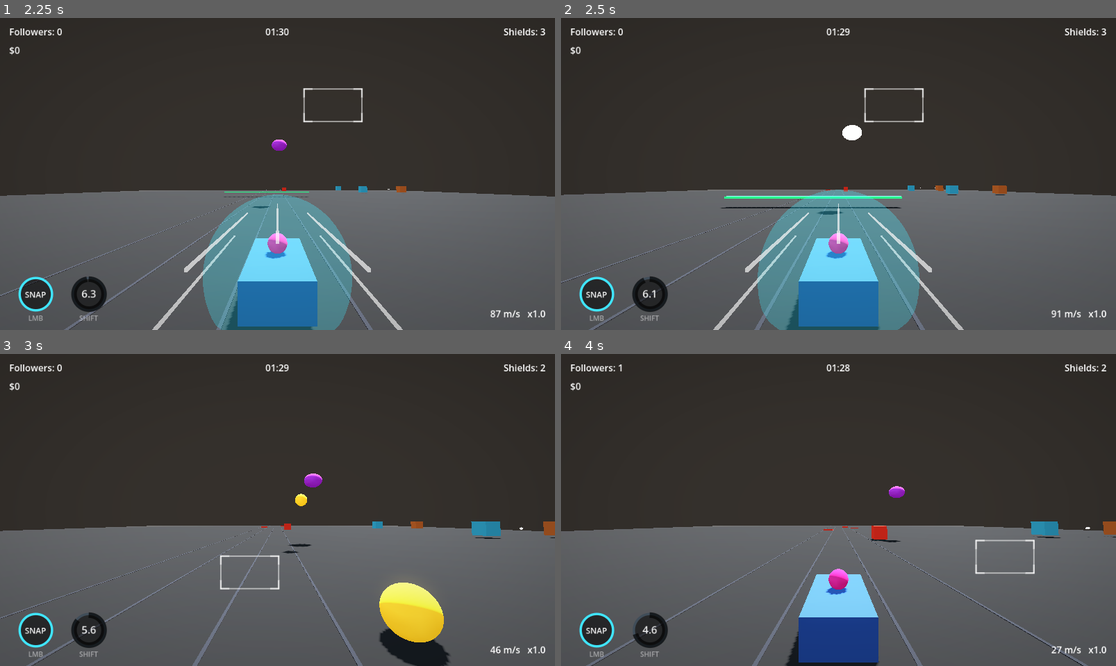
Above: before the commit, frames 1-4 (two rows, left to right).
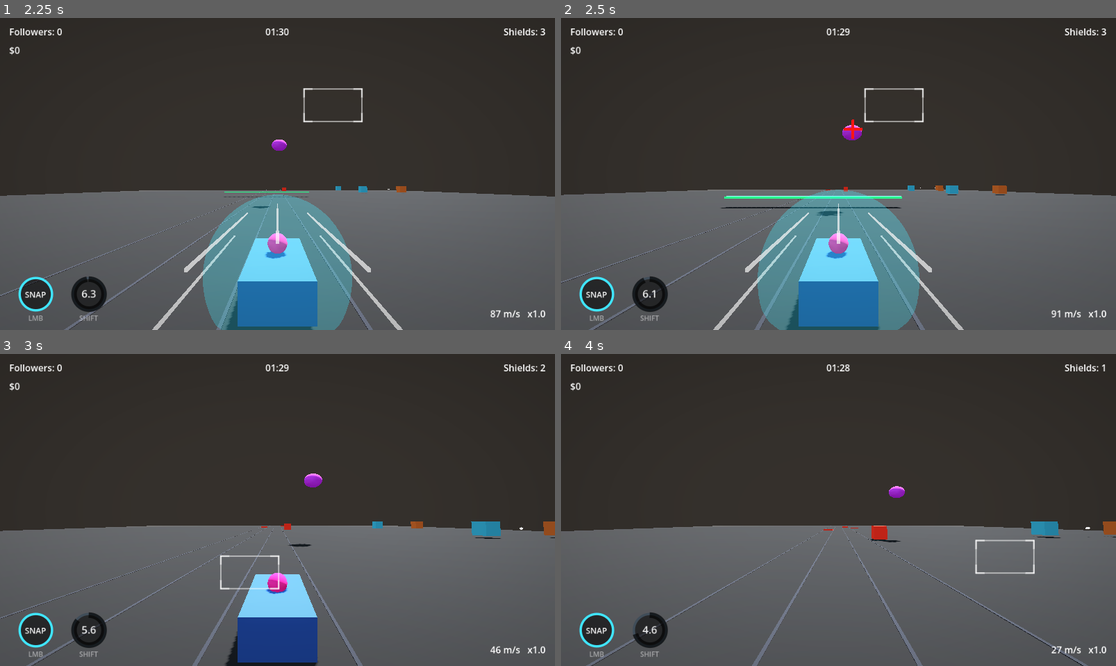
Above: after the commit, the same moments.

Repository: Wasumyon/war-idols
Game: Godot game, scene res://slice.tscn
The game is run twice, just before and just after one commit, with the same random seed, the same clock (stepped at 60 frames per second) and the same inputs. This scene is started directly instead of the project's main scene.
Inputs (mouse positions are in pixels of both pictures, inside the frame that each line leads up to):
- Up to frame 1 (2.25 s): tap Enter at 0.5 s; move the mouse to (399, 158) at 0.52 s; hold D (turnRight) 0.53-1.28 s; tap Ctrl (drift) at 0.6 s; click (399, 158) at 0.67 s; tap Space (jump) at 0.77, 1.52 s; move the mouse to (166, 189) at 1.27 s; hold S (brake) 1.28-2.03 s; tap R at 1.35 s; move the mouse to (333, 105) at 2.02 s; hold D (turnRight) from 2.03 s (still down); hold Shift from 2.03 s (still down)
- Up to frame 2 (2.5 s): keep holding D (turnRight); keep holding Shift
- Up to frame 3 (3 s): move the mouse to (249, 572) at 2.77 s; release D (turnRight) at 2.78 s; release Shift at 2.78 s; hold W (accelerate) from 2.78 s (still down); tap Q at 2.85 s; click (249, 572) at 2.92 s
- Up to frame 4 (4 s): tap Space (jump) at 3.02, 3.77 s; move the mouse to (1005, 556) at 3.52 s; release W (accelerate) at 3.53 s; hold A (turnLeft) from 3.53 s (still down); tap Enter at 3.6 s

Frame 1 is identical in both runs. In frame 2, 0.2% of the frame differs, in the area x 46-55%, y 32-64%; in frame 3, 6.5%, in the area x 40-81%, y 44-100%; in frame 4, 4.0%.

Commit message:
Projectile language: red-cross x2 tell; orange/yellow pellets vs cyan filmer bolt

Diff:
--- a/car/slice/drone.gd
+++ b/car/slice/drone.gd
@@ -35,7 +35,7 @@
 @export var beam_attack: bool = false # charge (3 flashes) then fire a beam
 @export var charge_time: float = 1.5
 @export var beam_width: float = 8.0
-@export var tell_time: float = 0.35  # bright flash before a pellet burst
+@export var tell_time: float = 0.6  # red-cross tell before a pellet burst
 
 var _runner: Node3D
 var _cool := 0.0
@@ -56,6 +56,7 @@
 var _telling := false
 var _tell_t := 0.0
 var _mat: StandardMaterial3D
+var _tell: Node3D
 var _base_emission := Color(0.35, 0.08, 0.5)
 var _base_albedo := Color(0.75, 0.25, 0.9)
 
@@ -93,6 +94,29 @@
 	cs.shape = sh
 	add_child(cs)
 
+	# Red cross "about to fire" tell, shown in front of the drone.
+	_tell = Node3D.new()
+	var cmat := StandardMaterial3D.new()
+	cmat.albedo_color = Color(1.0, 0.1, 0.1)
+	cmat.emission_enabled = true
+	cmat.emission = Color(1.0, 0.05, 0.05)
+	cmat.shading_mode = BaseMaterial3D.SHADING_MODE_UNSHADED
+	var hbar := MeshInstance3D.new()
+	var hb := BoxMesh.new()
+	hb.size = Vector3(2.8, 0.4, 0.4)
+	hbar.mesh = hb
+	hbar.material_override = cmat
+	_tell.add_child(hbar)
+	var vbar := MeshInstance3D.new()
+	var vb := BoxMesh.new()
+	vb.size = Vector3(0.4, 2.8, 0.4)
+	vbar.mesh = vb
+	vbar.material_override = cmat
+	_tell.add_child(vbar)
+	_tell.position = Vector3(0, 0, 2.0)
+	_tell.visible = false
+	add_child(_tell)
+
 
 func _physics_process(delta: float) -> void:
 	if _runner == null:
@@ -155,13 +179,15 @@
 			_fire_beam()
 		return
 	if _telling:
-		# Brief bright tell, then the burst.
+		# Red cross sparks TWICE, then the burst.
 		_tell_t += delta
 		if _tell_t >= tell_time:
 			_telling = false
-			_set_flash(false)
+			_tell.visible = false
 			_burst_left = burst_count
 			_burst_timer = 0.0
+		else:
+			_tell.visible = int(_tell_t / 0.15) % 2 == 0
 		return
 	if _burst_left > 0:
 		_burst_timer -= delta
@@ -179,7 +205,7 @@
 			else:
 				_telling = true
 				_tell_t = 0.0
-				_set_flash(true)
+				_tell.visible = true
 
 
 func _set_flash(on: bool) -> void:
@@ -202,32 +228,32 @@
 func _fire() -> void:
 	if get_tree().get_nodes_in_group("hazard").size() >= max_active_pellets:
 		return
-	if _runner != null and global_position.distance_to(_runner.global_position) < min_range:
+	if _runner == null:
+		return
+	if global_position.distance_to(_runner.global_position) < min_range:
 		return   # deadzone: too close to fire
+
+	var rp: Vector3 = _runner.global_position
+	var pick := randf()
 	var h := Hazard.new()
-	get_parent().add_child(h)
-	h.velocity = Vector3.ZERO
-
-	if randf() < 0.5:
-		# Straight down the nearest lane, at car height.
-		var nearest := int(round(global_position.x / lane_width + (lane_count - 1) / 2.0))
-		nearest = clampi(nearest, 0, lane_count - 1)
-		var x := (nearest - (lane_count - 1) / 2.0) * lane_width
-		h.global_position = Vector3(x, 0.8, global_position.z)
-		h.velocity = Vector3(0, 0, projectile_speed)
-		return
-
-	# Aimed shot: current position / lead / short.
-	var pick := randf()
-	var aim_point: Vector3 = _runner.global_position
-	if pick >= 0.4 and pick < 0.75:
-		aim_point = _runner.global_position + _runner_vel * lead_time
-	elif pick >= 0.75:
-		aim_point = _runner.global_position + Vector3(0, 0, -short_ahead)
-		aim_point.y = 0.2
-
-	h.global_position = global_position
-	var to := aim_point - global_position
-	h.velocity = to.normalized() * projectile_speed
-	if pick >= 0.75:
-		h.life = to.length() / projectile_speed   # vanish where it "hits the ground"
+
+	if pick < 0.4:
+		# ORANGE pellet - aimed at your old position; sails overhead.
+		h.body_color = Color(1.0, 0.5, 0.05)
+		get_parent().add_child(h)
+		h.global_position = global_position
+		h.velocity = (rp + Vector3(0, 2.6, 0) - global_position).normalized() * projectile_speed
+	elif pick < 0.72:
+		# YELLOW pellet - led shot that hits the car.
+		h.body_color = Color(1.0, 0.95, 0.25)
+		get_parent().add_child(h)
+		h.global_position = global_position
+		h.velocity = (rp + _runner_vel * lead_time + Vector3(0, 0.7, 0) - global_position).normalized() * projectile_speed
+	else:
+		# CYAN bolt - led shot at the filmer; car immune; duck to avoid.
+		h.body_color = Color(0.2, 1.0, 1.0)
+		h.filmer = true
+		h.bolt = true
+		get_parent().add_child(h)
+		h.global_position = global_position
+		h.velocity = (rp + _runner_vel * lead_time + Vector3(0, 1.45, 0) - global_position).normalized() * projectile_speed
--- a/car/slice/hazard.gd
+++ b/car/slice/hazard.gd
@@ -1,11 +1,18 @@
 extends Area3D
 class_name Hazard
-## A pellet. Fast, filmable (tier 3 -> RED reticle), damages on contact.
-## `life` lets a shot expire early (used for "lands in the ground in front").
+## A drone projectile. Three flavours, distinguished by colour + shape:
+##   ORANGE pellet - aimed at your old position; sails overhead (near miss)
+##   YELLOW pellet - led shot that hits the CAR
+##   CYAN bolt     - cylinder, led shot at the FILMER; duck to avoid; car immune
+##
+## `filmer` marks the cyan kind (handled by the streamer hitbox, not the car).
 
 @export var type_name: String = "pellet"
 @export var tier: int = 3
 @export var value: float = 1.2
+@export var filmer: bool = false
+@export var bolt: bool = false
+@export var body_color := Color(1.0, 0.85, 0.2)
 
 var velocity := Vector3(0, 0, 50.0)
 var life := 8.0
@@ -15,32 +22,50 @@
 func _ready() -> void:
 	add_to_group("interest")
 	add_to_group("damaging")
-	add_to_group("hazard")
+	if filmer:
+		add_to_group("filmer")
+	else:
+		add_to_group("hazard")
 	_build()
 	_runner = get_tree().get_first_node_in_group("runner")
 
 
 func _build() -> void:
 	var mesh := MeshInstance3D.new()
-	var ball := SphereMesh.new()
-	ball.radius = 0.8
-	ball.height = 1.6
-	mesh.mesh = ball
+	if bolt:
+		var cyl := CylinderMesh.new()
+		cyl.top_radius = 0.28
+		cyl.bottom_radius = 0.28
+		cyl.height = 3.0
+		mesh.mesh = cyl
+		mesh.rotation = Vector3(-PI / 2.0, 0, 0)   # long axis along travel
+	else:
+		var ball := SphereMesh.new()
+		ball.radius = 0.8
+		ball.height = 1.6
+		mesh.mesh = ball
 	var mat := StandardMaterial3D.new()
-	mat.albedo_color = Color(1.0, 0.85, 0.2)
+	mat.albedo_color = body_color
 	mat.emission_enabled = true
-	mat.emission = Color(0.9, 0.6, 0.1)
+	mat.emission = body_color
 	mesh.material_override = mat
 	add_child(mesh)
 
 	var cs := CollisionShape3D.new()
-	var sh := SphereShape3D.new()
-	sh.radius = 0.9
-	cs.shape = sh
+	if bolt:
+		var bs := BoxShape3D.new()
+		bs.size = Vector3(0.6, 0.6, 3.2)
+		cs.shape = bs
+	else:
+		var sh := SphereShape3D.new()
+		sh.radius = 0.9
+		cs.shape = sh
 	add_child(cs)
 
 
 func _physics_process(delta: float) -> void:
+	if bolt and velocity.length() > 0.01:
+		look_at(global_position + velocity.normalized(), Vector3.UP)
 	global_position += velocity * delta
 	life -= delta
 	if life <= 0.0:
--- a/car/slice/runner.gd
+++ b/car/slice/runner.gd
@@ -215,16 +215,14 @@
 	if not area.is_in_group("damaging"):
 		return
 
+	# The car is immune to filmer-targeting attacks; only the streamer hitbox
+	# (StreamHit) reacts to those.
+	if area.is_in_group("filmer"):
+		return
+
 	if dashing:
 		if area.is_in_group("obstacle"):
 			area.queue_free()
-		return
-
-	if area.is_in_group("filmer"):
-		if ducking:
-			return
-		get_parent().on_player_hit()
-		area.queue_free()
 		return
 
 	get_parent().on_player_hit()
